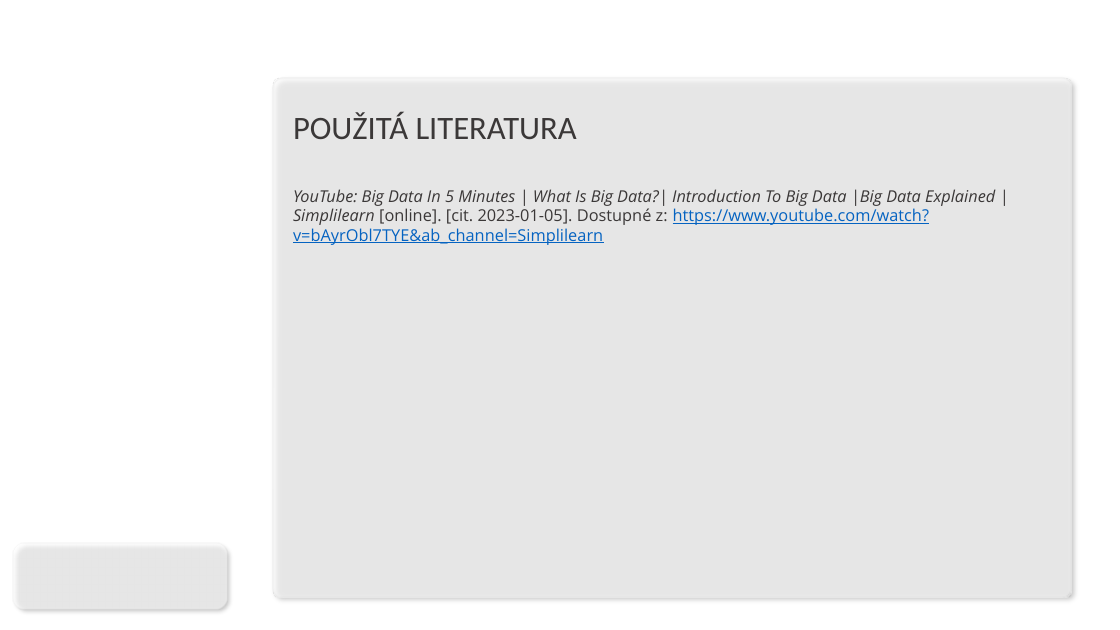
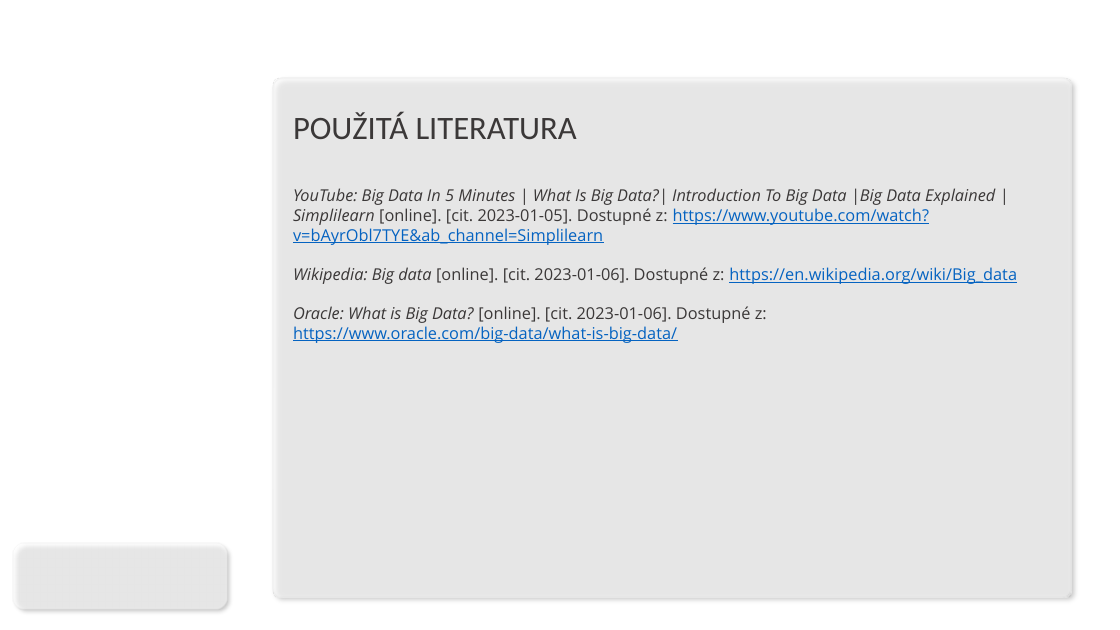
Before and after one commit to CZmatyasZERO/Big-data-prezentace, a slide deck: slide 24 of klimes.ppsx. Drawn at 1120x630 pixels with LibreOffice and Linux fonts; fonts in the diff are those of the drawing; background and template pictures are left out. Boxes give left, top, right and bottom in pixels: in the first picture for what was removed or moved away, otherwise in the second. Text is boxed around its words. In the diff, an @@ line names an element or a change of style, - is before the commit and + after.

```diff
--- a/klimes.ppsx
+++ b/klimes.ppsx
@@ text at (x1=293, y1=267, x2=1017, y2=343): paragraphs added @@
+Wikipedia: Big data [online]. [cit. 2023-01-06]. Dostupné z: https://en.wikipedia.org/wiki/Big_data
+Oracle: What is Big Data? [online]. [cit. 2023-01-06]. Dostupné z: https://www.oracle.com/big-data/what-is-big-data/
```
Also in this commit, not shown: 5 slides added, 5 slides removed, 1 other file.
